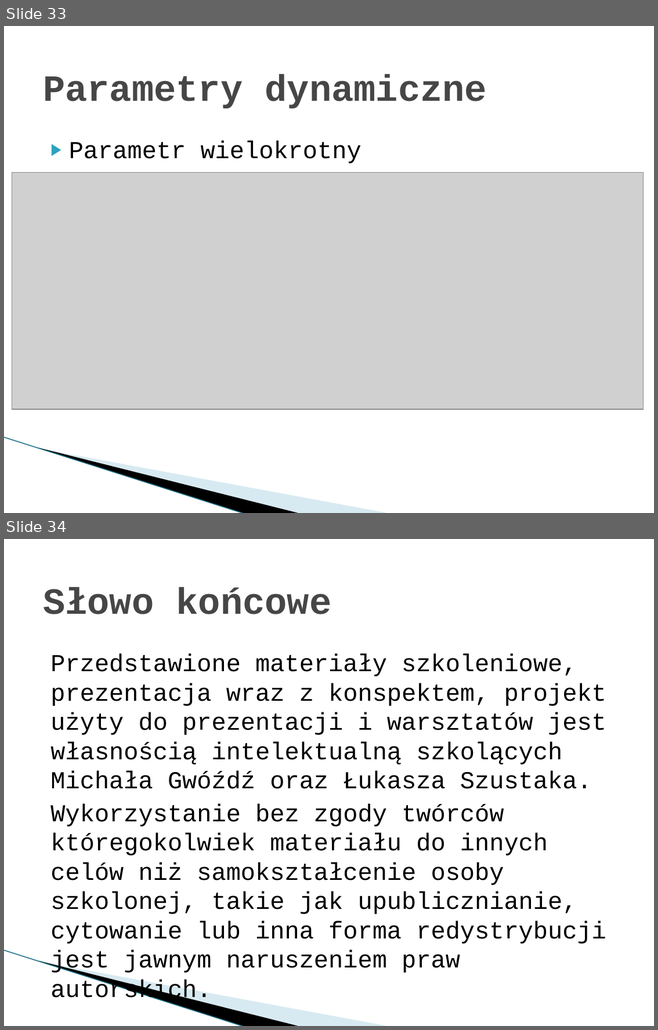
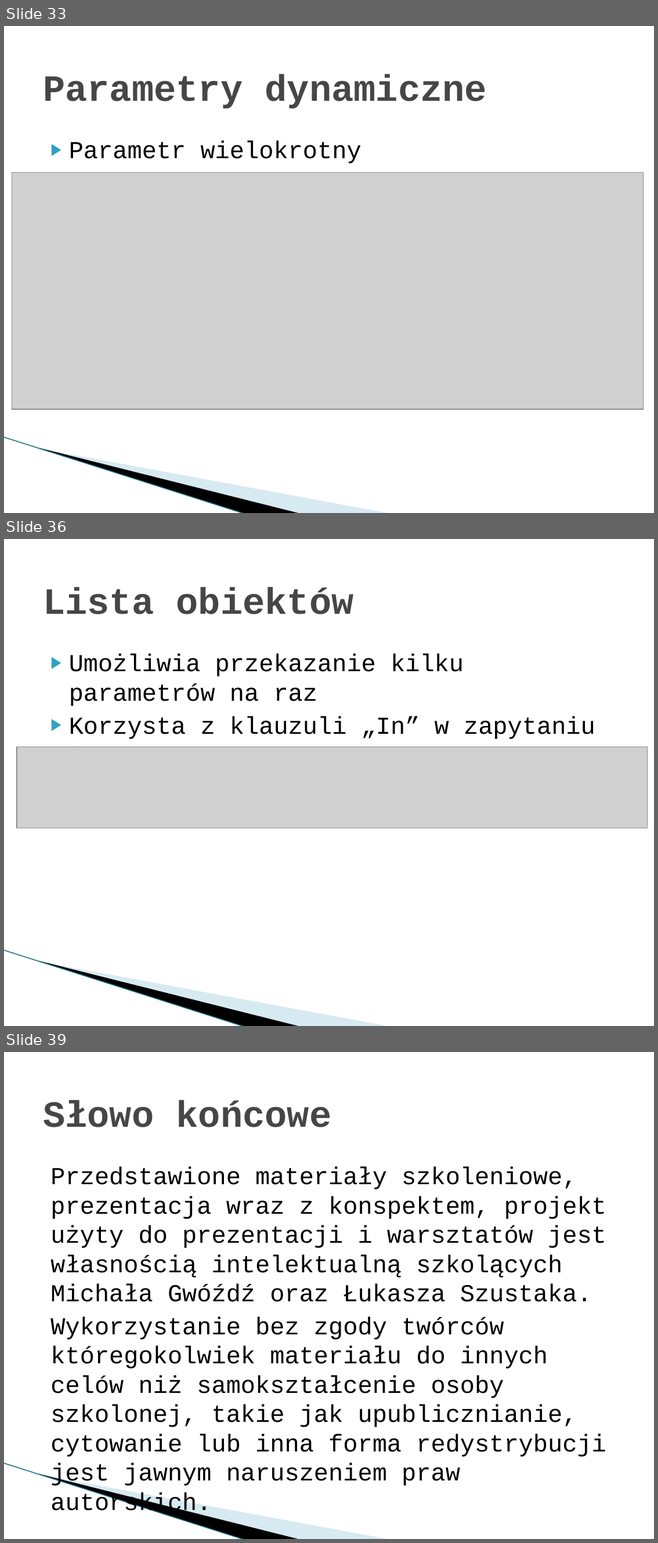
Before and after one commit to mietghar/Dapper_Workshop, a slide deck: Files/Szkolenie warsztatowe Dapper.pptx. Shown one above the other, each under a label of ours: slides 33 and 34 before the commit, slides 33, 36 and 39 after it; the slides between them are not shown. The pictures are 658x1030 and 658x1543 pixels, drawn with LibreOffice and Linux fonts; fonts in the diff are those of the drawing; grey boxes stand for pictures; background and template pictures are left out. Boxes give left, top, right and bottom in pixels: in the first picture for what was removed or moved away, otherwise in the second. Text is boxed around its words. In the diff, an @@ line names an element or a change of style, - is before the commit and + after.

```diff
--- a/Files/Szkolenie warsztatowe Dapper.pptx
+++ b/Files/Szkolenie warsztatowe Dapper.pptx
@@ slide 36 added at (x1=4, y1=539, x2=654, y2=1026), background #FFFFFF; not listed: 3 template elements that a slide beside it also shows @@
@@ title added at (x1=43, y1=587, x2=354, y2=614), 41 pt, text #464646, bold @@
+Lista obiektów
@@ text added at (x1=69, y1=654, x2=595, y2=747), 27 pt, text #000000 @@
+▶ Umożliwia przekazanie kilku parametrów na raz
+▶ Korzysta z klauzuli „In” w zapytaniu SQL
@@ picture added at (x1=17, y1=747, x2=647, y2=829) @@
@@ what was slide 34 is now slide 39 @@
```
Also in this commit, not shown: 4 other slides added.
